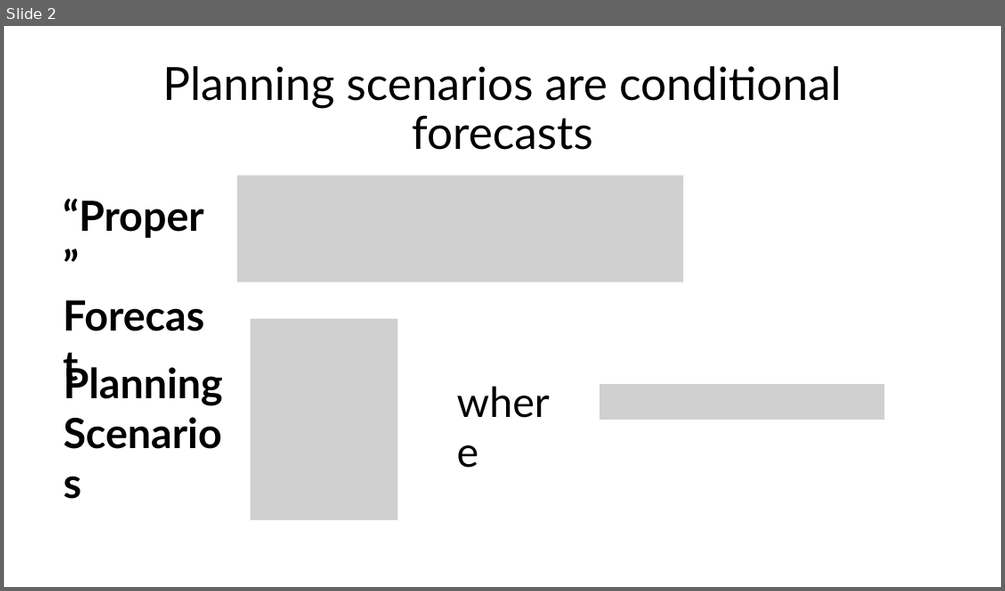
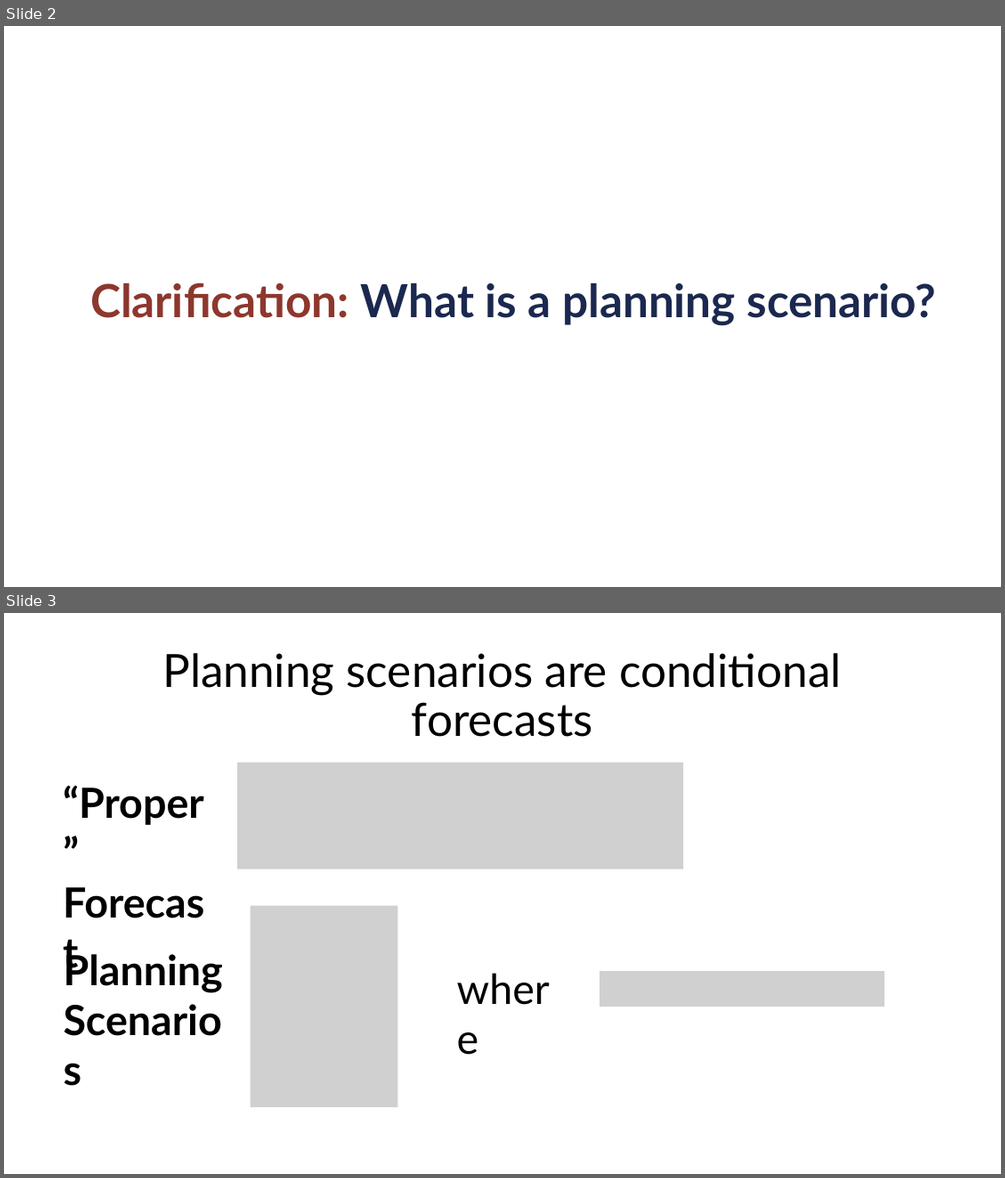
Before and after one commit to UNCIDD/scenario-eval-theory, a slide deck: presentations/INIPresentation_JL.pptx. Shown one above the other, each under a label of ours: slide 2 before the commit, slides 2 and 3 after it. The pictures are 1005x591 and 1005x1178 pixels, drawn with LibreOffice and Linux fonts; fonts in the diff are those of the drawing; grey boxes stand for pictures. Boxes give left, top, right and bottom in pixels: in the first picture for what was removed or moved away, otherwise in the second. Text is boxed around its words. In the diff, an @@ line names an element or a change of style, - is before the commit and + after.

```diff
--- a/presentations/INIPresentation_JL.pptx
+++ b/presentations/INIPresentation_JL.pptx
@@ slide 2 added at [4, 26, 1001, 587], background #FFFFFF @@
@@ title added at [90, 282, 937, 326], 44 pt, text #1B284F, bold @@
+Clarification: What is a planning scenario?
@@ what was slide 2 is now slide 3 @@
```
Also in this commit, not shown: 5 slides changed, 15 other slides added, 2 slides removed, 4 other files.
